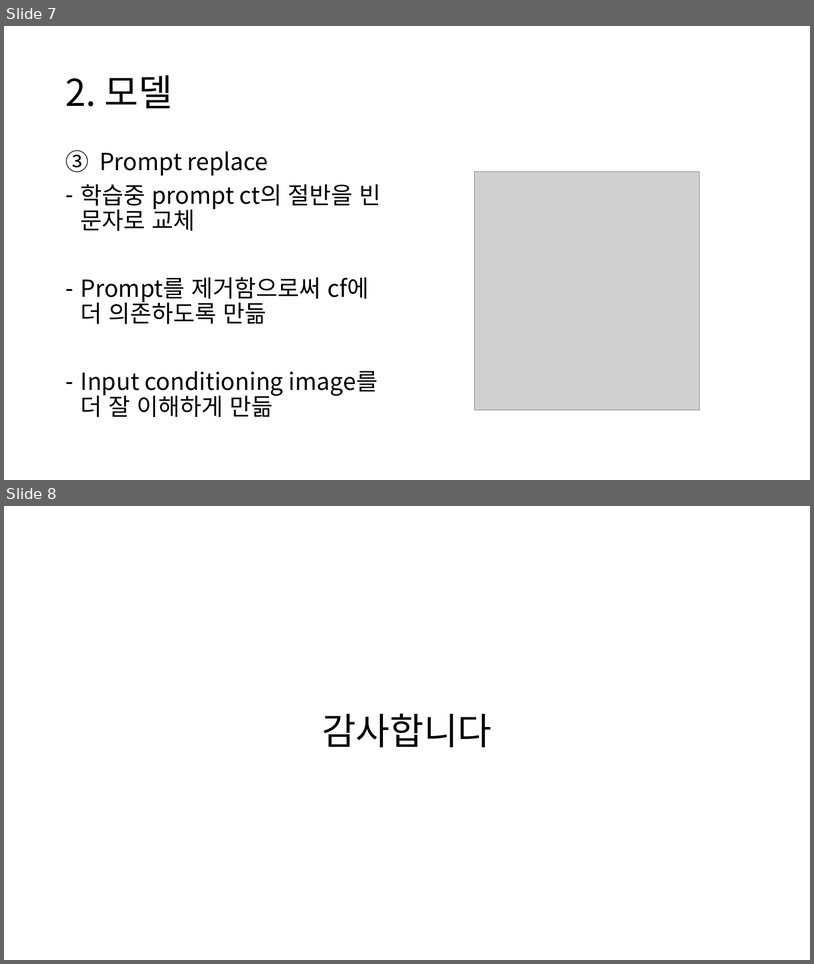
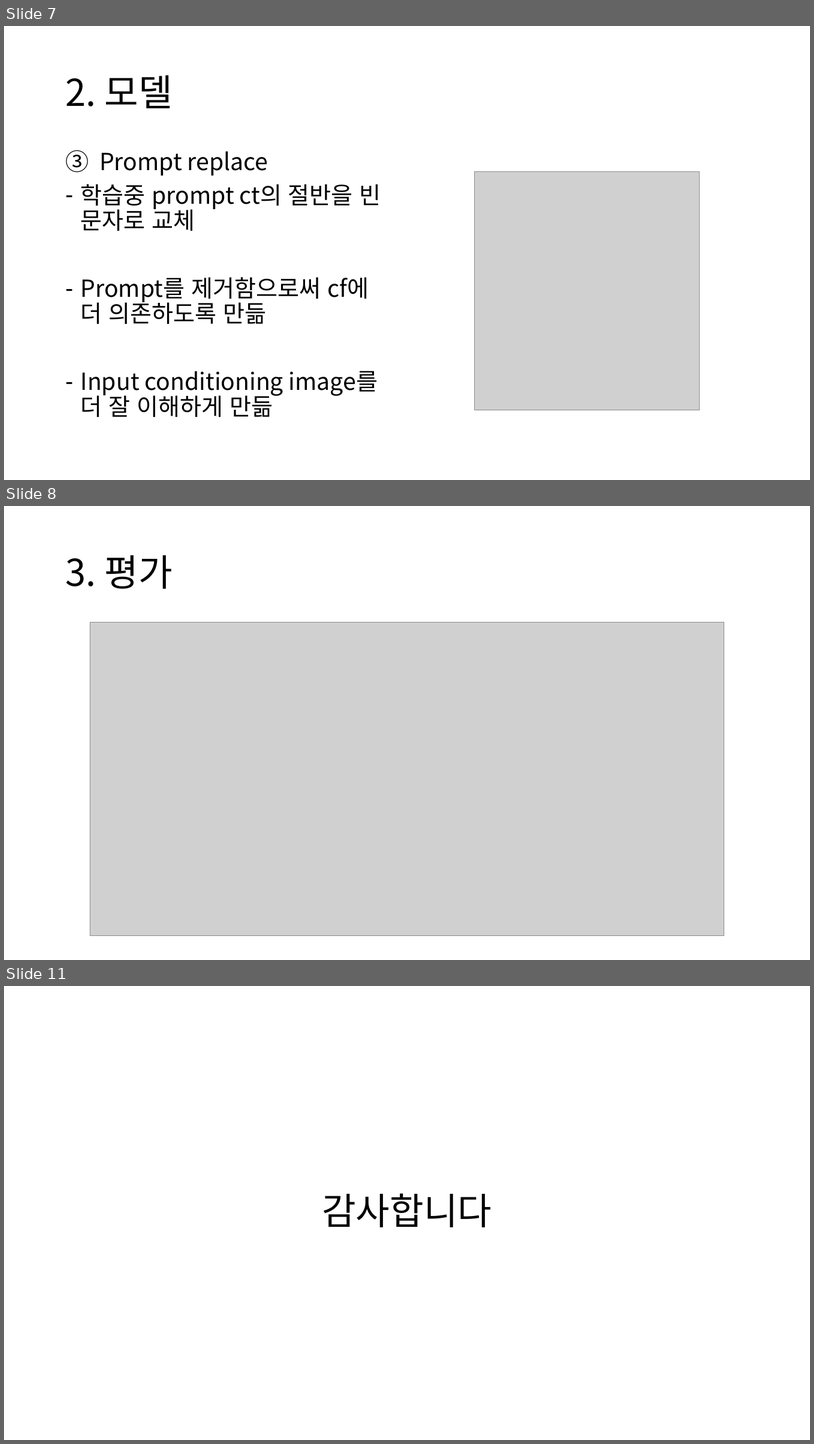
Before and after one commit to chroion/paper-review, a slide deck: Adding Conditional Control to Text-to-Image Diffusion Models/Adding Conditional Control to Text-to-Image Diffusion Models.pptx. Shown one above the other, each under a label of ours: slides 7 and 8 before the commit, slides 7, 8 and 11 after it; the slides between them are not shown. The pictures are 814x964 and 814x1444 pixels, drawn with LibreOffice and Linux fonts; fonts in the diff are those of the drawing; grey boxes stand for pictures. Boxes give left, top, right and bottom in pixels: in the first picture for what was removed or moved away, otherwise in the second. Text is boxed around its words. In the diff, an @@ line names an element or a change of style, - is before the commit and + after.

```diff
--- a/Adding Conditional Control to Text-to-Image Diffusion Models/Adding Conditional Control to Text-to-Image Diffusion Models.pptx
+++ b/Adding Conditional Control to Text-to-Image Diffusion Models/Adding Conditional Control to Text-to-Image Diffusion Models.pptx
@@ slide 8 added at <box>4,506,810,960</box>, background #FFFFFF @@
@@ title added at <box>65,555,173,589</box>, 44 pt, text #000000 @@
+3. 평가
@@ picture added at <box>90,622,725,936</box> @@
@@ what was slide 8 is now slide 11 @@
```
Also in this commit, not shown: 2 other slides added.
